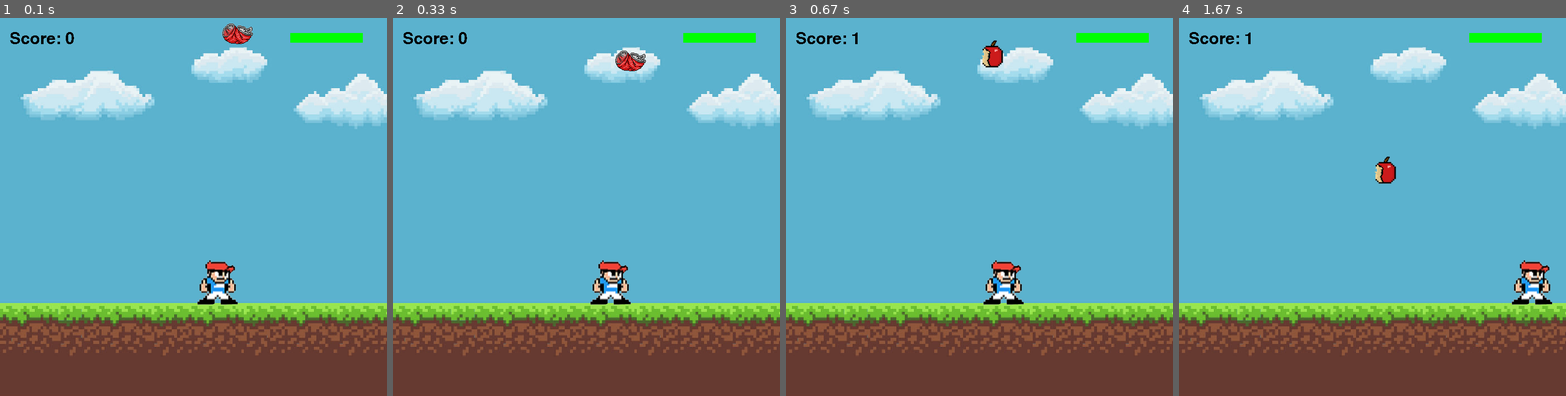
Above: before the commit, frames 1-4 (left to right).
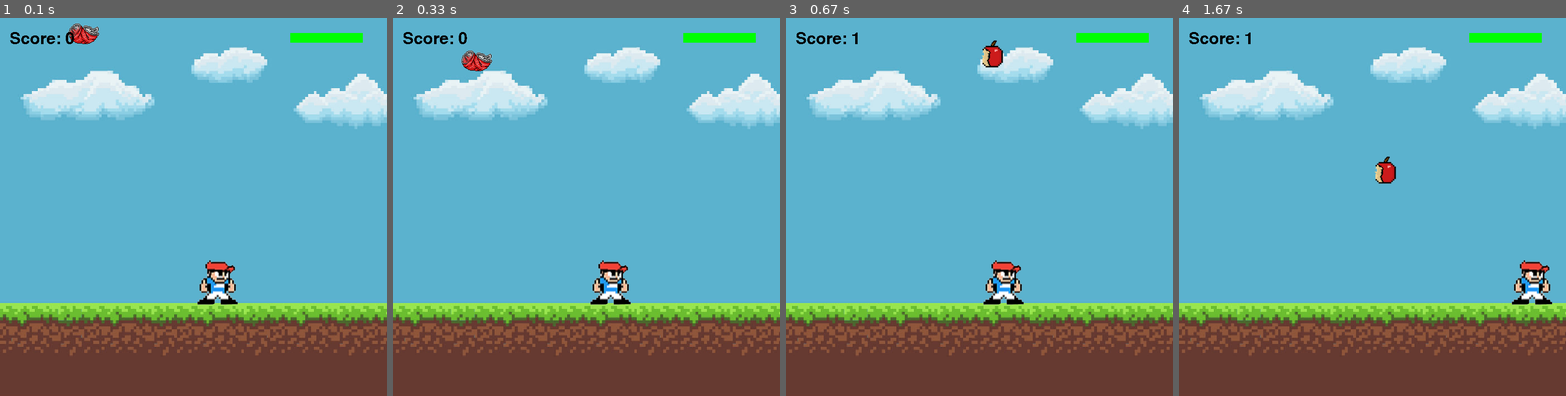
Above: after the commit, the same moments.

Repository: omer-lev/dodge-garbage-pygame
Game: pygame game, started from app.py
The game is run twice, just before and just after one commit, with the same random seed, the same clock (stepped at 60 frames per second) and the same inputs.
Inputs (mouse positions are in pixels of both pictures, inside the frame that each line leads up to):
- Up to frame 1 (0.1 s): no input
- Up to frame 2 (0.33 s): no input
- Up to frame 3 (0.67 s): click (905, 373) at 0.38 s
- Up to frame 4 (1.67 s): hold D 0.67-1.13 s; hold D 1.17-1.63 s

The runs differ from the first frame. In frame 1, 0.7% of the frame differs, in the area x 17-66%, y 1-7%; in frame 2, 0.7%, in the area x 17-66%, y 8-15%; in frame 3, nothing differs; in frame 4, nothing differs.

Commit message:
refactoring

Diff:
--- a/app.py
+++ b/app.py
@@ -10,14 +10,12 @@
 
 mixer.music.load("audio/music.mp3")
 mixer.music.set_volume(0.1)
-mixer.music.play()
+mixer.music.play(100)
 
 facing = "right"
 platform_init = random.randint(0, 2)
 platform_num = platform_init
 
-x_init = random.randint(40, 730)
-platform_x = x_init
 
 win = pygame.display.set_mode((win_width, win_height))
 pygame.display.set_caption("Hub world")
@@ -29,7 +27,7 @@
 background = pygame.image.load('img/background.png')
 garbage = [pygame.image.load('img/can.png'), pygame.image.load('img/flaming-trash.png'), pygame.image.load('img/apple.png')]
 grave = pygame.image.load('img/grave.jpg')
-
+coinImg = pygame.image.load('img/coin.png')
 
 class Player(object):
     def __init__(self, x, y):
@@ -56,9 +54,9 @@
 
 
 class Platform(object):
-    def __init__(self, x, y):
-        self.x = x
-        self.y = y
+    def __init__(self):
+        self.x = random.randint(40, 730)
+        self.y = 0
         self.vel = 4
         self.resetHeight = 1200
 
@@ -66,7 +64,8 @@
         self.y = self.resetHeight
 
     def draw(self, win):
-        win.blit(garbage[platform_num], (platform_x, self.y))
+        win.blit(garbage[platform_num], (self.x, self.y))
+
 
 
 class Health(object):
@@ -90,6 +89,7 @@
 
         player.draw(win)
         platform.draw(win)
+
         Health.draw(win)
         win.blit(text, (20, 45))
 
@@ -100,7 +100,7 @@
 
 
 player = Player(win_width/2, win_height - 285)
-platform = Platform(330, 0)
+platform = Platform()
 
 font = pygame.font.SysFont('comic sans', 50)
 
@@ -123,6 +123,7 @@
                 if pos[1] >= 713 and pos[1] <= 790:
                     player.reset()
                     platform.reset()
+                    platform.vel = 4
 
             elif pos[0] >= 446 and pos[0] <= 750:
                 if pos[1] >= 709 and pos[1] <= 787:
@@ -138,9 +139,9 @@
         facing = "right"
         player.x += player.vel
 
-    if platform.y == win_height - 284 or platform.y == platform.resetHeight:
+    if platform.y >= win_height - 284 or platform.y == platform.resetHeight:
         platform_num = random.randint(0,2)
-        platform_x = random.randint(40, 730)
+        platform.x = random.randint(40, 730)
         platform.y = 0
 
         player.score += 1
@@ -151,7 +152,7 @@
 
     # check for collision with garbage
     if player.y >= platform.y and player.y - 100 <= platform.y:
-        if player.x <= platform_x and player.x + 100 >= platform_x:
+        if player.x <= platform.x and player.x + 100 >= platform.x:
             platform.reset()
 
             if player.health <= 20:
@@ -163,6 +164,4 @@
     if player.score % 10 == 0 and player.score != 0:
         platform.vel = 4 + (2*(player.score / 10))
 
-    print(platform.vel)
-
     redraw()
Binary file added: img/coin.png
